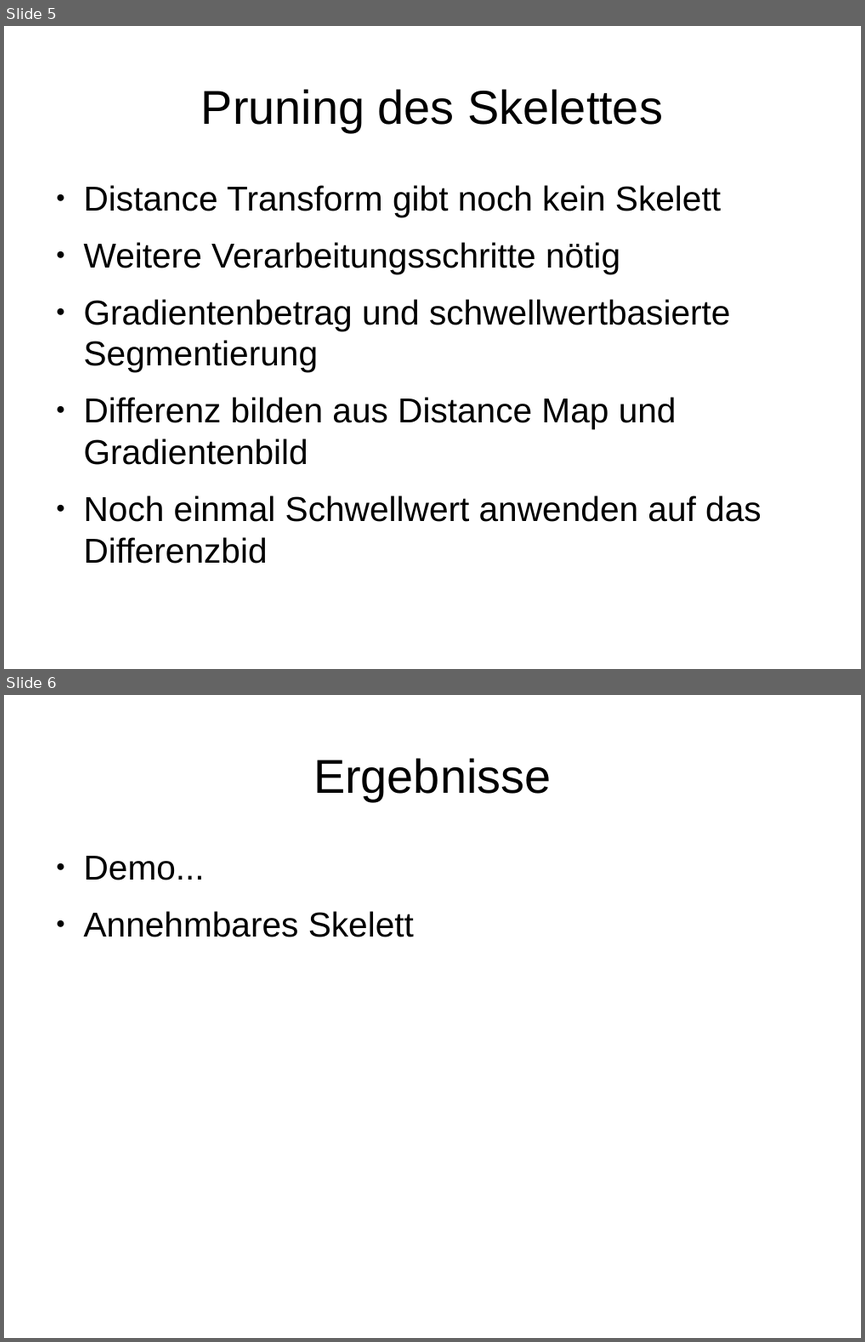
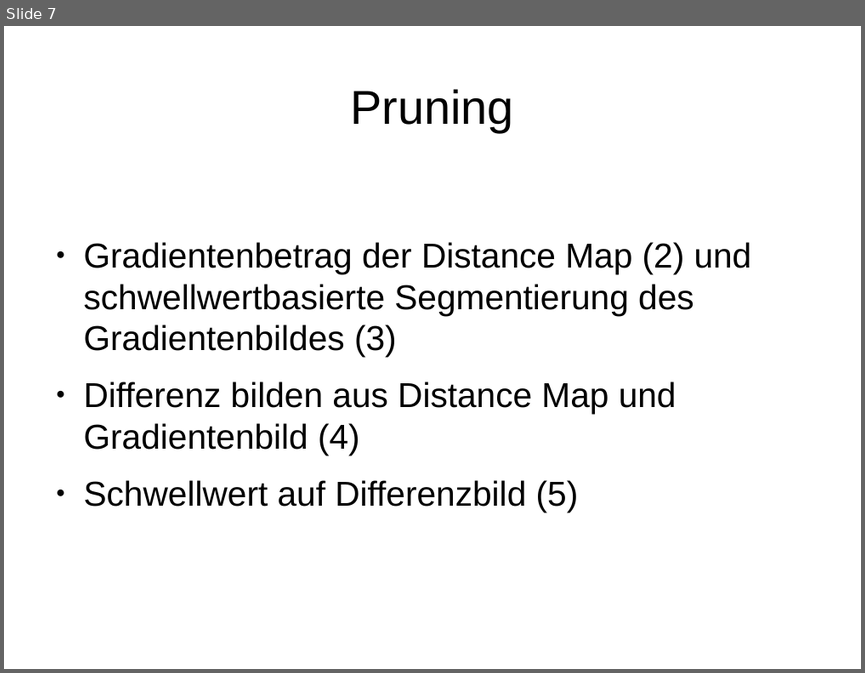
Before and after one commit to sandrellaella/bildverarbeitung, a slide deck: docs/Zwischenstand_1272012.odp. Shown one above the other, each under a label of ours: slides 5 and 6 before the commit, slide 7 after it. The pictures are 865x1342 and 865x673 pixels, drawn with LibreOffice and Linux fonts; fonts in the diff are those of the drawing. Boxes give left, top, right and bottom in pixels: in the first picture for what was removed or moved away, otherwise in the second. Text is boxed around its words. In the diff, an @@ line names an element or a change of style, - is before the commit and + after.

```diff
--- a/docs/Zwischenstand_1272012.odp
+++ b/docs/Zwischenstand_1272012.odp
@@ slide 6 removed at (4,695,861,1338), background #FFFFFF @@
@@ title removed at (313,758,551,801) @@
-Ergebnisse
@@ text removed at (84,856,414,937) @@
-● Demo...
-● Annehmbares Skelett
@@ what was slide 5 is now slide 7 @@
@@ slide 7 changed as well @@
@@ title at (351,89,514,132): text changed @@
-Pruning des Skelettes
+Pruning
@@ text at (84,242,752,511): text changed @@
-● Distance Transform gibt noch kein Skelett
-● Weitere Verarbeitungsschritte nötig
-● Gradientenbetrag und schwellwertbasierte Segmentierung
-● Differenz bilden aus Distance Map und Gradientenbild
-● Noch einmal Schwellwert anwenden auf das Differenzbid
+● Gradientenbetrag der Distance Map (2) und schwellwertbasierte Segmentierung des Gradientenbildes (3)
+● Differenz bilden aus Distance Map und Gradientenbild (4)
+● Schwellwert auf Differenzbild (5)
```
Also in this commit, not shown: 3 other slides changed, 8 slides added, 2 other slides removed, 41 other files.
